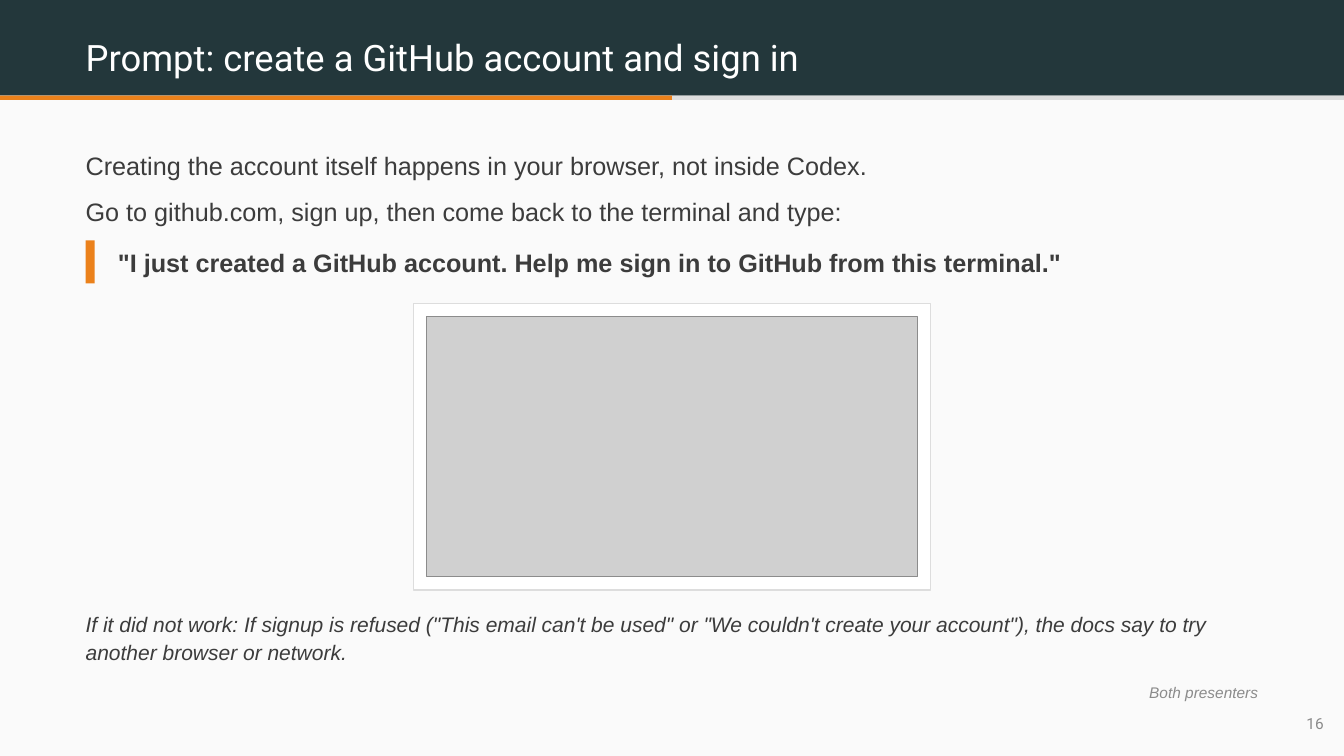
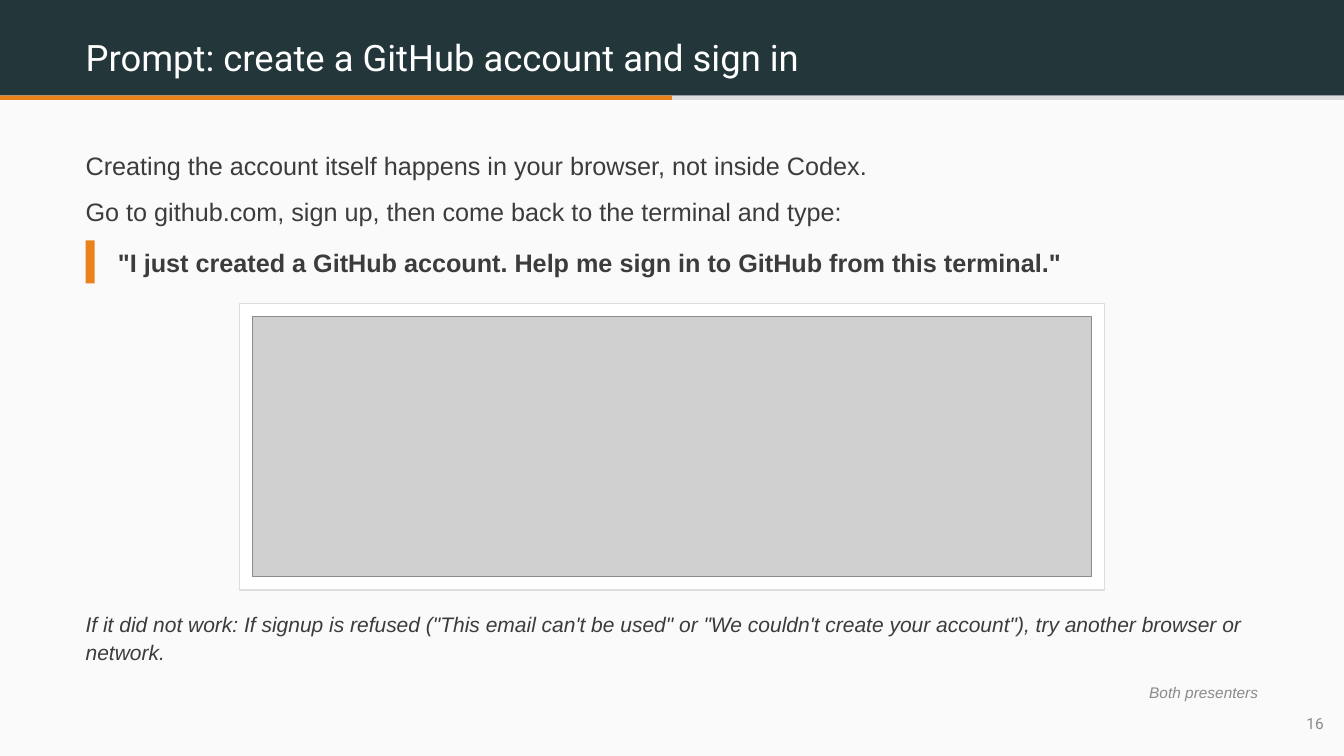
Before and after one commit to benjiesotelo-sudo/Telos_FIN1209, a slide deck: slide 16 of special-lecture/FIN1209-Special-Lecture-1-Setup.pptx. Drawn at 1344x756 pixels with LibreOffice and Linux fonts; fonts in the diff are those of the drawing; grey boxes stand for pictures. Boxes give left, top, right and bottom in pixels: in the first picture for what was removed or moved away, otherwise in the second. Text is boxed around its words. In the diff, an @@ line names an element or a change of style, - is before the commit and + after.

```diff
--- a/special-lecture/FIN1209-Special-Lecture-1-Setup.pptx
+++ b/special-lecture/FIN1209-Special-Lecture-1-Setup.pptx
@@ rectangle resized from (x1=413, y1=303, x2=931, y2=590) to (x1=239, y1=303, x2=1105, y2=590) @@
@@ picture resized from (x1=426, y1=317, x2=918, y2=577) to (x1=252, y1=317, x2=1092, y2=577) @@
@@ text at (x1=86, y1=616, x2=1241, y2=660): text changed @@
-If it did not work: If signup is refused ("This email can't be used" or "We couldn't create your account"), the docs say to try another browser or network.
+If it did not work: If signup is refused ("This email can't be used" or "We couldn't create your account"), try another browser or network.
```
Also in this commit, not shown: 1 other slide changed, 5 other files.
